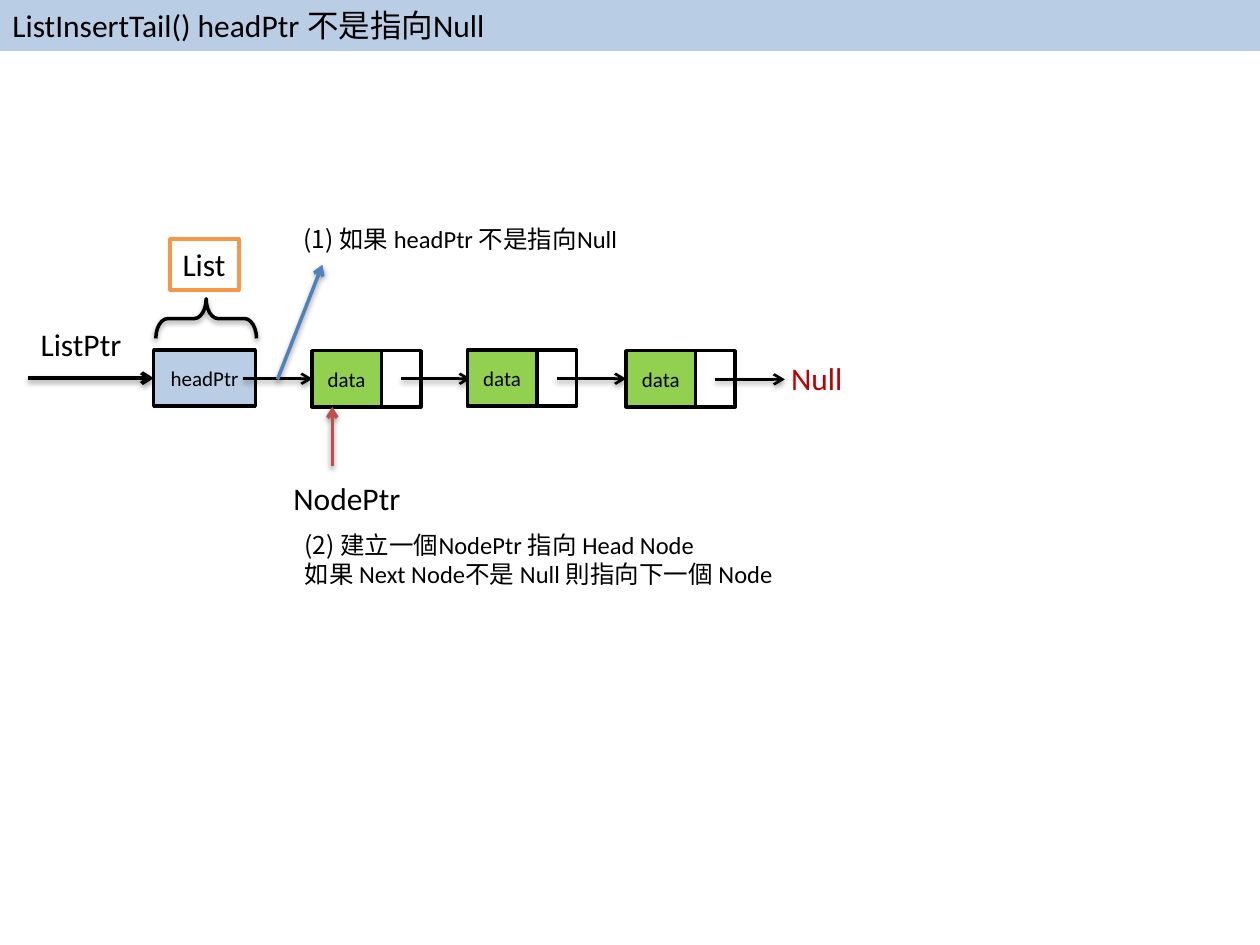
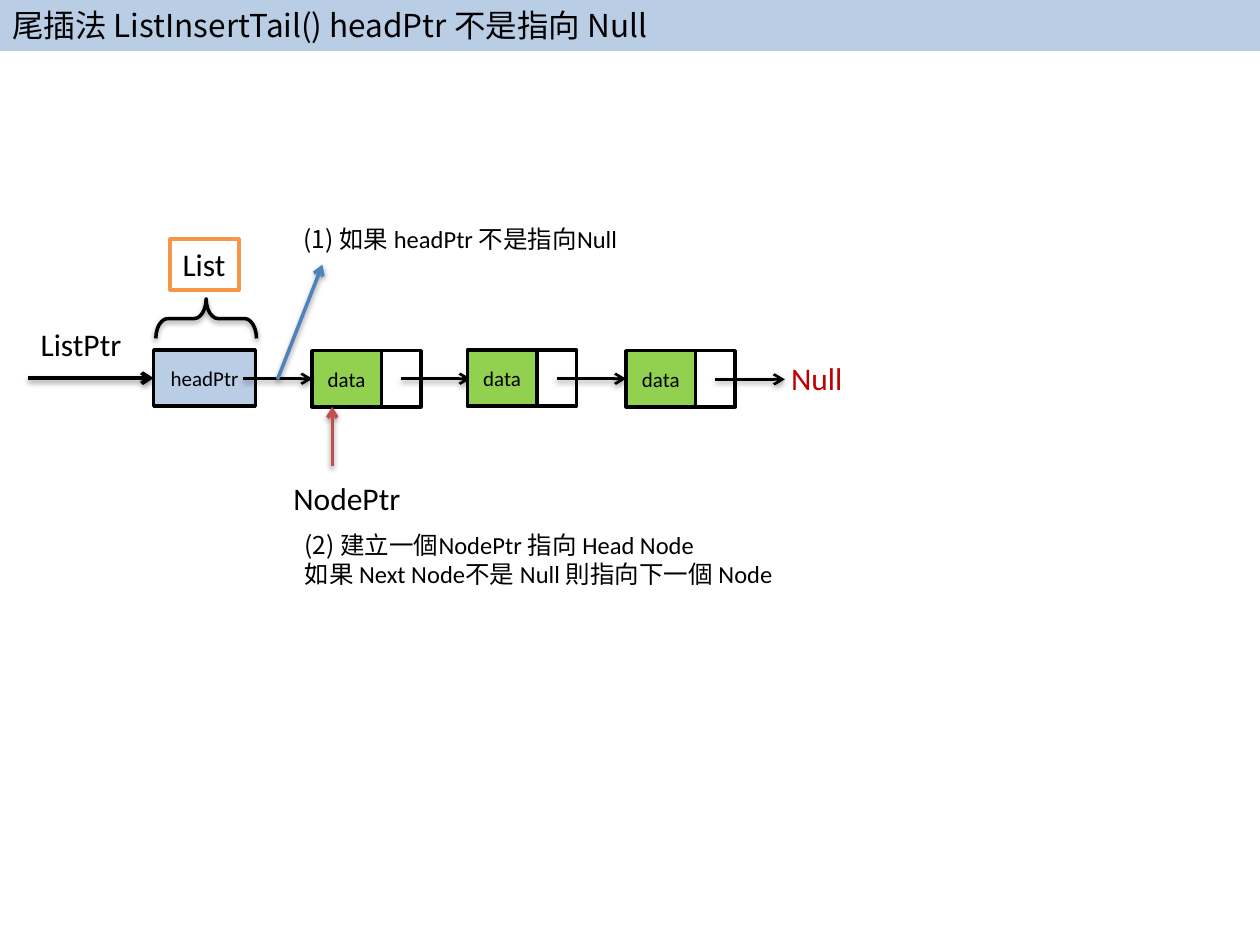
Before and after one commit to JasonChiuCC/DataStructure, a slide deck: slide 5 of LinearList/LinkedList/C/LinkedList.pptx. Drawn at 1260x945 pixels with LibreOffice and Linux fonts; fonts in the diff are those of the drawing. Boxes give left, top, right and bottom in pixels: in the first picture for what was removed or moved away, otherwise in the second. Text is boxed around its words. In the diff, an @@ line names an element or a change of style, - is before the commit and + after.

```diff
--- a/LinearList/LinkedList/C/LinkedList.pptx
+++ b/LinearList/LinkedList/C/LinkedList.pptx
@@ text in rectangle at [12,10,647,43]: text changed; font Calibri to Noto Sans CJK SC @@
-ListInsertTail() headPtr 不是指向Null
+尾插法 ListInsertTail() headPtr 不是指向 Null
```
Also in this commit, not shown: 6 other slides changed, 8 slides added, 4 other files.
